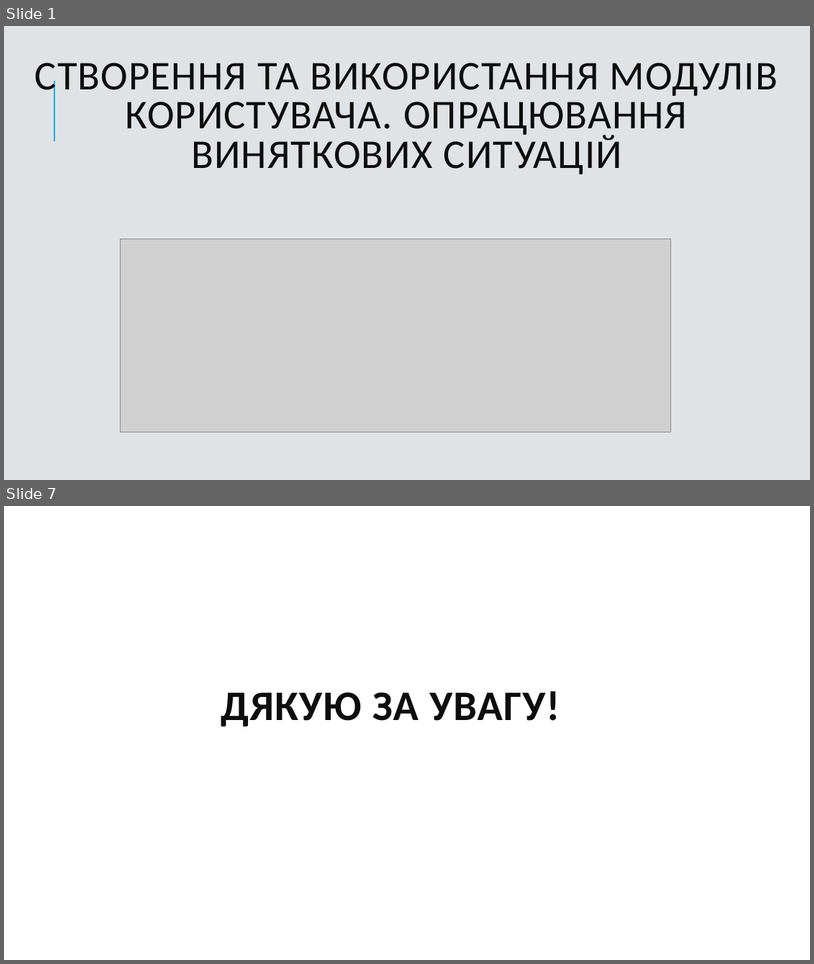
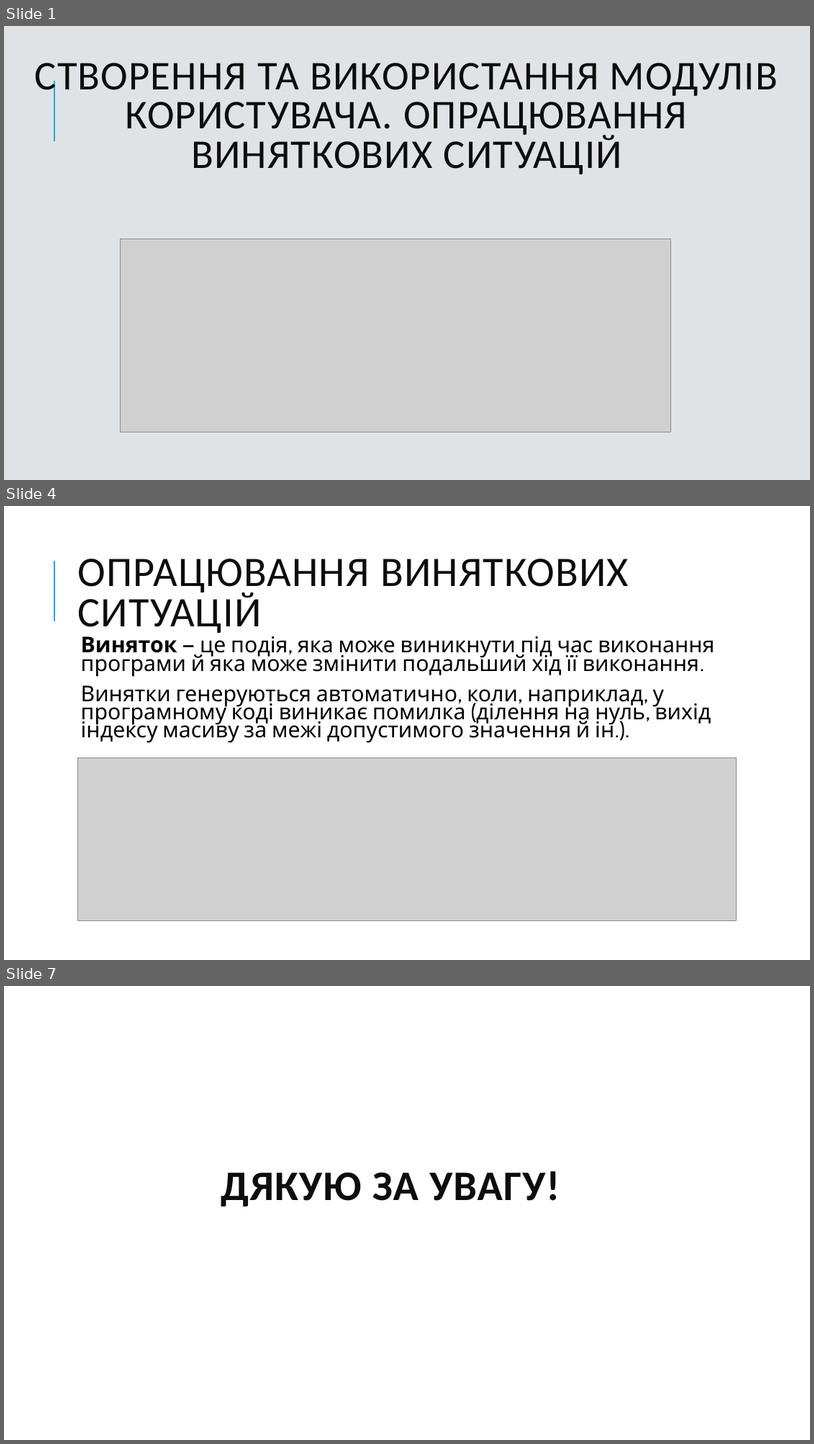
Before and after one commit to Zelenskiy/informatics_10_prof, a slide deck: Урок 45, 46. Створення та використання модулів користувача. Опрацювання виняткових ситуацій/Створення та використання модулів користувача. Опрацювання виняткових ситуацій.pptx. Shown one above the other, each under a label of ours: slides 1 and 7 before the commit, slides 1, 4 and 7 after it; the slides between them are not shown. The pictures are 814x964 and 814x1444 pixels, drawn with LibreOffice and Linux fonts; fonts in the diff are those of the drawing; grey boxes stand for pictures; background and template pictures are left out. Boxes give left, top, right and bottom in pixels: in the first picture for what was removed or moved away, otherwise in the second. Text is boxed around its words. In the diff, an @@ line names an element or a change of style, - is before the commit and + after.

```diff
--- a/Урок 45, 46. Створення та використання модулів користувача. Опрацювання виняткових ситуацій/Створення та використання модулів користувача. Опрацювання виняткових ситуацій.pptx
+++ b/Урок 45, 46. Створення та використання модулів користувача. Опрацювання виняткових ситуацій/Створення та використання модулів користувача. Опрацювання виняткових ситуацій.pptx
@@ slide 4 added at bbox=[4, 506, 810, 960], background #FFFFFF; not listed: 1 template element that a slide beside it also shows @@
@@ title added at bbox=[77, 559, 629, 633], 50 pt, text #0D0D0D @@
+ОПРАЦЮВАННЯ ВИНЯТКОВИХ СИТУАЦІЙ
@@ text added at bbox=[81, 636, 715, 743], 25.9 pt, text #000000 @@
+  Виняток — це подія, яка може виникнути під час виконання програми й яка може змінити подальший хід її виконання.
+  Винятки генеруються автоматично, коли, наприклад, у програмному коді виникає помилка (ділення на нуль, вихід індексу масиву за межі допустимого значення й ін.).
@@ picture added at bbox=[78, 758, 736, 921] @@
```
Also in this commit, not shown: 2 slides changed, 2 other slides added, 3 slides removed, 4 other files.
